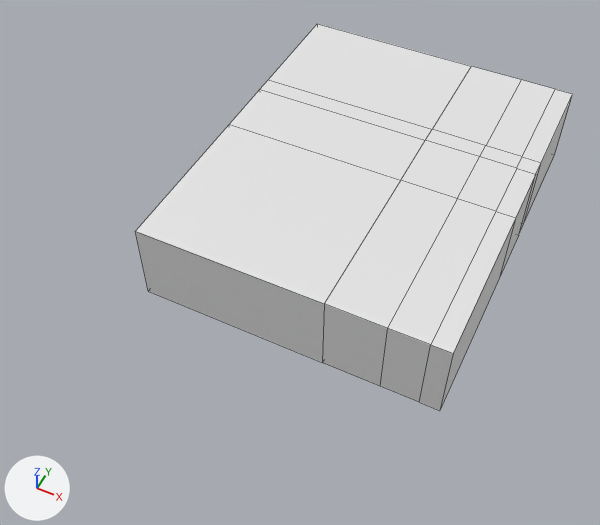
One commit to the Blender file blender models/Garden/Greenhouse.blend: the scene before it, then after it.
Before and after are seen from a 50 mm lens placed at (7.8, -68.5, 66.4), pointed at (-18.5, -15.9, 0.6). Every picture has the same lights, and +X, +Y and +Z are marked at lower left. The picture after the commit comes second. Mesh edges are drawn as thin lines.
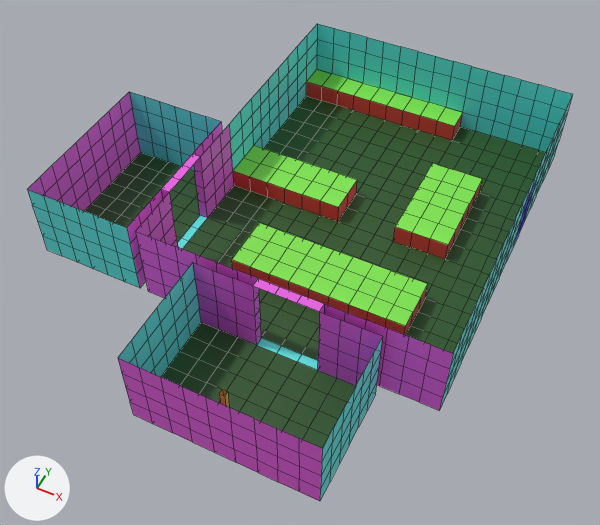
Diff of the bpy script that builds the scene:
```diff
--- a/blender models/Garden/Greenhouse.blend.py
+++ b/blender models/Garden/Greenhouse.blend.py
@@ mat_grass_001 @@
+mat_grass_001 = principled_material('grass.001')
+mat_grass_001.base_color = (0.026, 0.0956, 0.0205)  # dark green #2d5727
@@ mat_brick @@
+mat_brick = principled_material('brick')
+mat_brick.base_color = (0.8, 0.116, 0.754)  # pink #e760e1
@@ mat_door @@
+mat_door = principled_material('door')
+mat_door.base_color = (0.0, 0.00222, 1.0)  # blue #0007ff
@@ mat_flowers @@
+mat_flowers = principled_material('flowers')
+mat_flowers.base_color = (0.224, 0.8, 0.0794)  # green #82e750
@@ mat_wood @@
+mat_wood = principled_material('wood')
+mat_wood.base_color = (0.8, 0.0657, 0.0515)  # red #e74840
@@ mat_pipe @@
+mat_pipe = principled_material('pipe')
+mat_pipe.base_color = (0.8, 0.397, 0.0616)  # orange #e7a946
@@ mat_glass_001 @@
+mat_glass_001 = principled_material('glass.001')
+mat_glass_001.base_color = (0.118, 0.8, 0.778)  # cyan #60e7e4
@@ me_cube @@
 # used by ob_cube_001; location = (0.0, 0.0, 4.5); scale = (1.0, 1.0, 4.5)
-me_cube.from_pydata(...)  # 50 vertices, 48 faces; spans x -31.0..1.0, y -26.0..14.0, z -1.0..1.0
+me_cube.from_pydata(...)  # 1010 vertices, 933 faces; spans x -44.0..1.0, y -39.0..14.0, z -1.0..1.0
+# me_cube part 1: 2 vertices moved from x -5.0..-1.0, y -1.0..1.0, z 1.0 to x -5.0..1.0, y -1.0..14.0, z 0.5; 8 vertices removed from x -31.0..-1.0, y -8.0..14.0, z -1.0..1.0; 968 vertices added at x -44.0..1.0, y -39.0..14.0, z -1.0..1.0
+# me_cube part 2: 1 face spanning x -1.0..1.0, y -1.0..1.0, z -1.0 switches from no material to mat_grass_001 (dark green #2d5727)
+me_cube.materials.append(mat_glass_001)  # cyan #60e7e4
+me_cube.materials.append(mat_door)  # blue #0007ff
+me_cube.materials.append(mat_flowers)  # green #82e750
+me_cube.materials.append(mat_wood)  # its picture is missing
+me_cube.materials.append(mat_brick)  # pink #e760e1
+me_cube.materials.append(mat_pipe)  # orange #e7a946
+me_cube.materials.append(mat_grass_001)  # dark green #2d5727
```

Pixel boxes (x1, y1, x2, y2) of what changed, in the pictures (600 x 525 px):
'Cube.001', reshaped (25% wider, 23% taller): before (136, 24, 573, 411); after (27, 24, 573, 501)
part 1 of me_cube, reshaped: before (136, 24, 573, 353); after (27, 24, 573, 501)
part 2 of me_cube, recoloured: after (501, 218, 515, 232)
